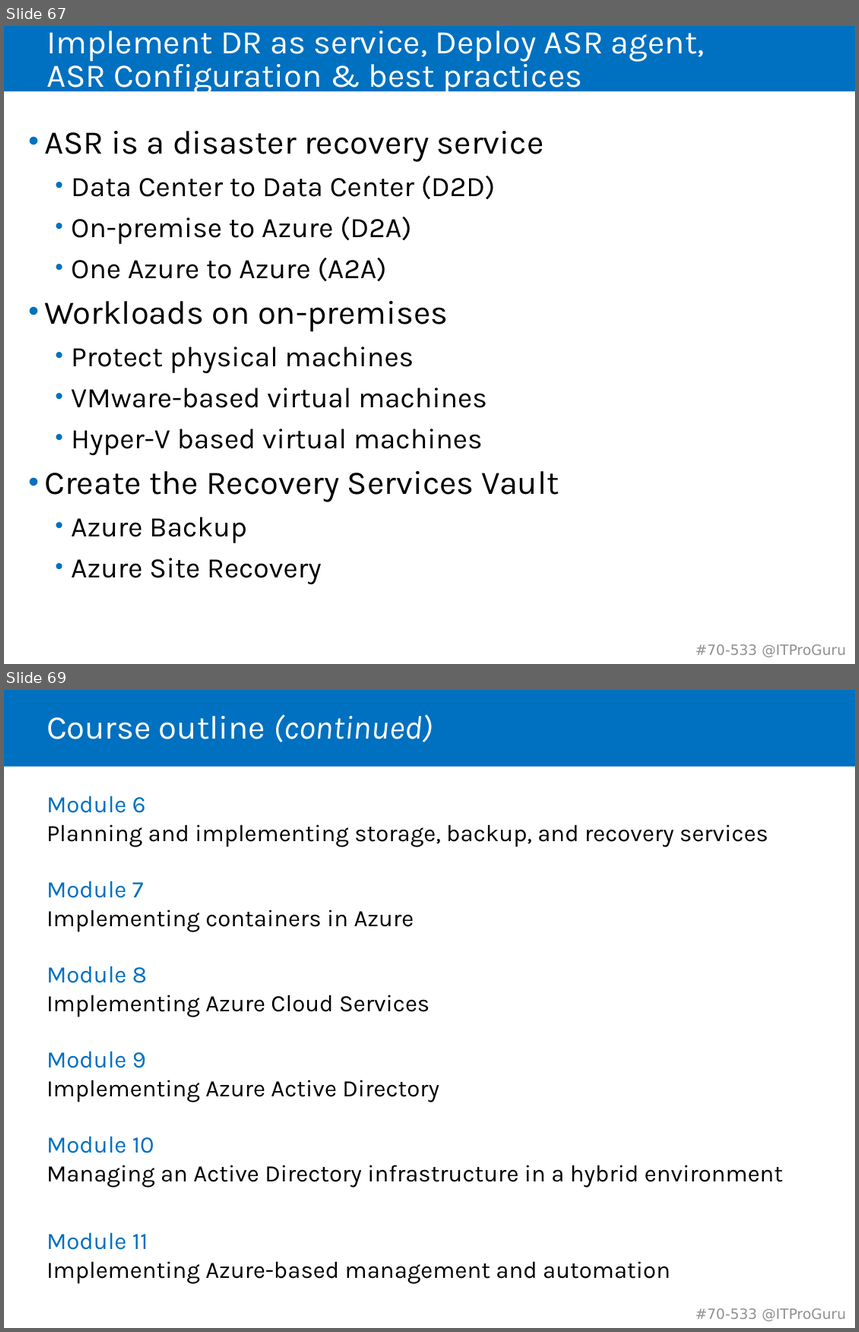
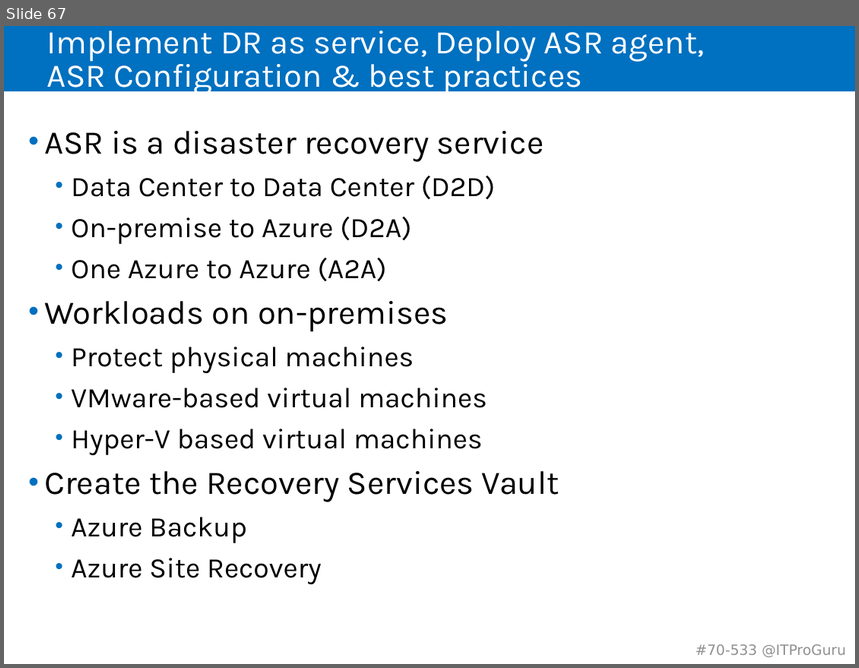
Before and after one commit to guruskill/70-533, a slide deck: 70-533-06-ManageSecurity.pptx. Shown one above the other, each under a label of ours: slides 67 and 69 before the commit, slide 67 after it; the slides between them are not shown. The pictures are 859x1332 and 859x668 pixels, drawn with LibreOffice and Linux fonts; fonts in the diff are those of the drawing. Boxes give left, top, right and bottom in pixels: in the first picture for what was removed or moved away, otherwise in the second. Text is boxed around its words. In the diff, an @@ line names an element or a change of style, - is before the commit and + after.

```diff
--- a/70-533-06-ManageSecurity.pptx
+++ b/70-533-06-ManageSecurity.pptx
@@ slide 69 removed at [4,690,855,1328], background #FFFFFF; not listed: 2 template elements that a slide beside it also shows @@
@@ rectangle removed at [4,690,855,767] @@
@@ title removed at [47,714,433,742] @@
-Course outline (continued)
@@ text removed at [47,796,783,1284] @@
-Module 6
-Planning and implementing storage, backup, and recovery services
-Module 7
-Implementing containers in Azure
-Module 8
-Implementing Azure Cloud Services
-Module 9
-Implementing Azure Active Directory
-Module 10
-Managing an Active Directory infrastructure in a hybrid environment
-Module 11
-Implementing Azure-based management and automation
```
Also in this commit, not shown: 3 slides changed, 1 other slide removed, 5 other files.
